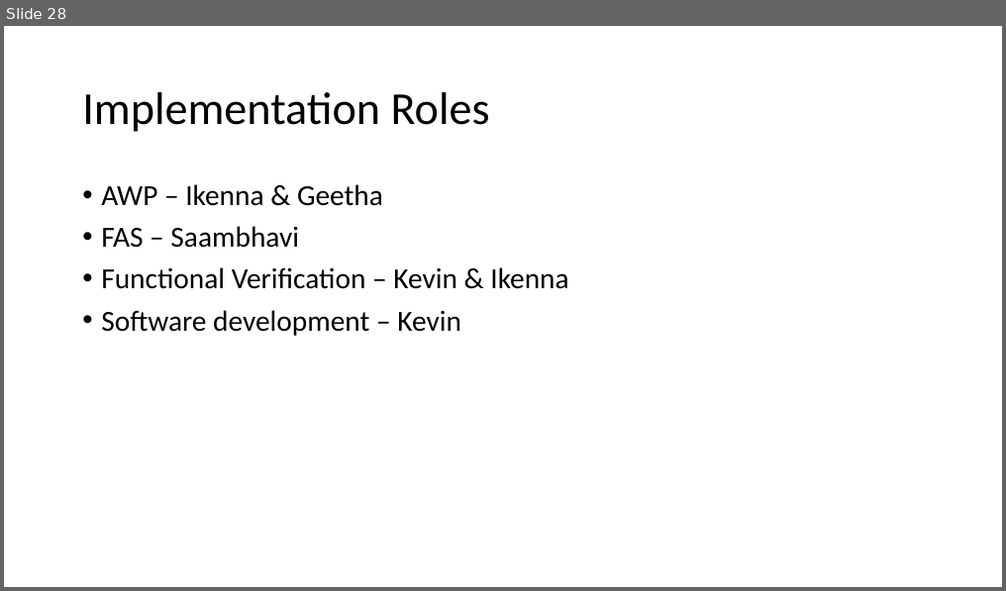
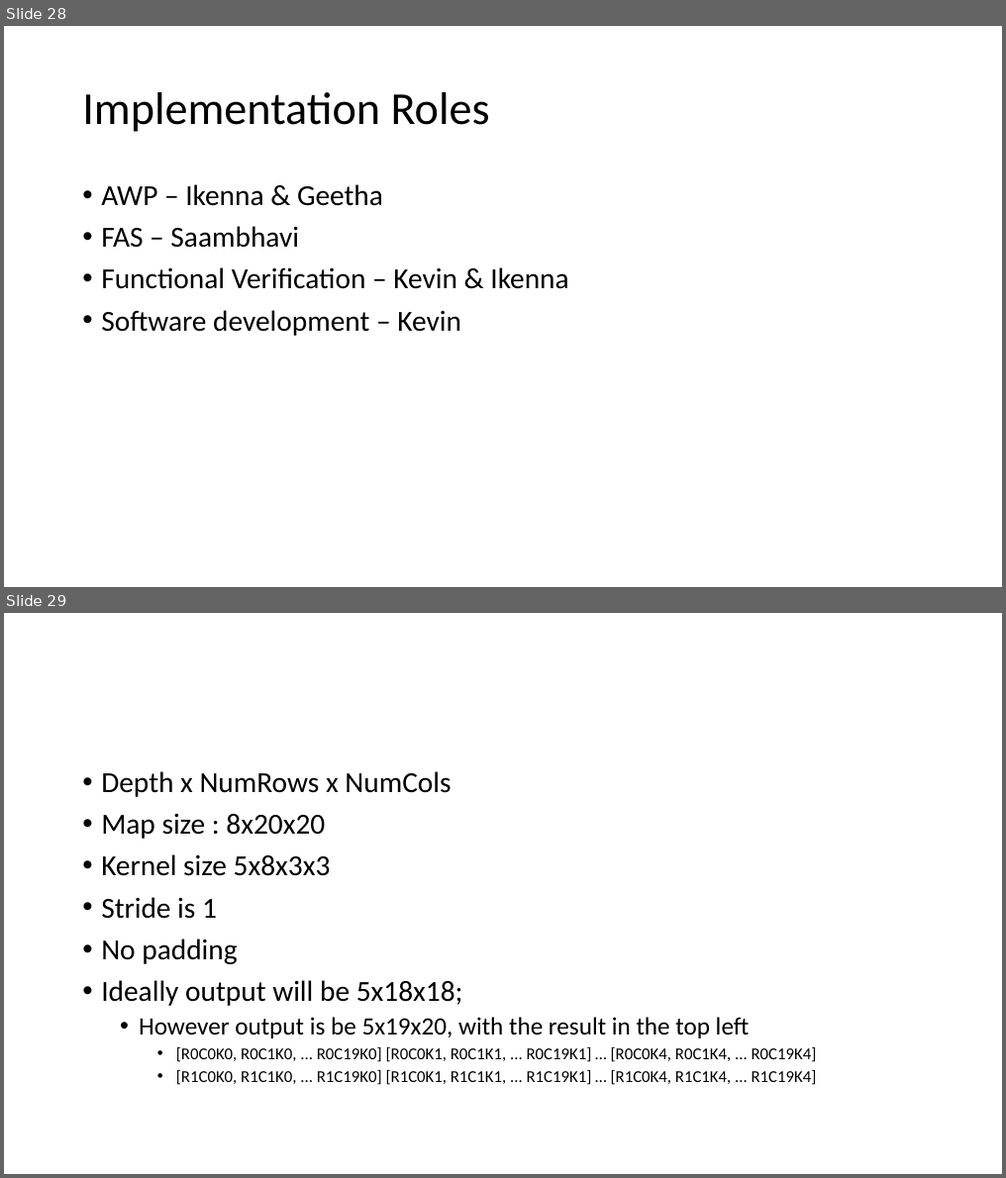
Before and after one commit to ikejokafor/ExpressNet, a slide deck: hardware/doc/CNN Accelerator Implementation Plan.pptx. Shown one above the other, each under a label of ours: slide 28 before the commit, slides 28 and 29 after it. The pictures are 1006x591 and 1006x1178 pixels, drawn with LibreOffice and Linux fonts; fonts in the diff are those of the drawing. Boxes give left, top, right and bottom in pixels: in the first picture for what was removed or moved away, otherwise in the second. Text is boxed around its words. In the diff, an @@ line names an element or a change of style, - is before the commit and + after.

```diff
--- a/hardware/doc/CNN Accelerator Implementation Plan.pptx
+++ b/hardware/doc/CNN Accelerator Implementation Plan.pptx
@@ slide 29 added at (x1=4, y1=613, x2=1002, y2=1174), background #FFFFFF @@
@@ text added at (x1=101, y1=771, x2=817, y2=1085), 12 pt, text #000000 @@
+• Depth x NumRows x NumCols
+• Map size : 8x20x20
+• Kernel size 5x8x3x3
+• Stride is 1
+• No padding
+• Ideally output will be 5x18x18;
+  • However output is be 5x19x20, with the result in the top left
+    • [R0C0K0, R0C1K0, ... R0C19K0] [R0C0K1, R0C1K1, ... R0C19K1] … [R0C0K4, R0C1K4, ... R0C19K4]
+    • [R1C0K0, R1C1K0, ... R1C19K0] [R1C0K1, R1C1K1, ... R1C19K1] … [R1C0K4, R1C1K4, ... R1C19K4]
```
Also in this commit, not shown: 13 other files.
